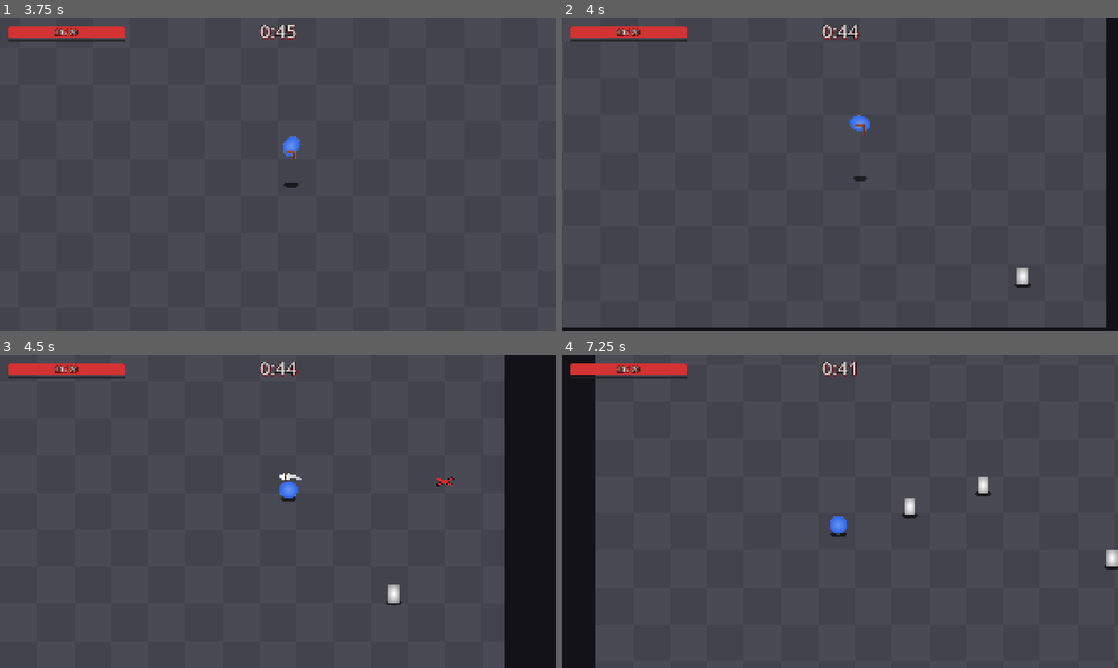
Above: before the commit, frames 1-4 (two rows, left to right).
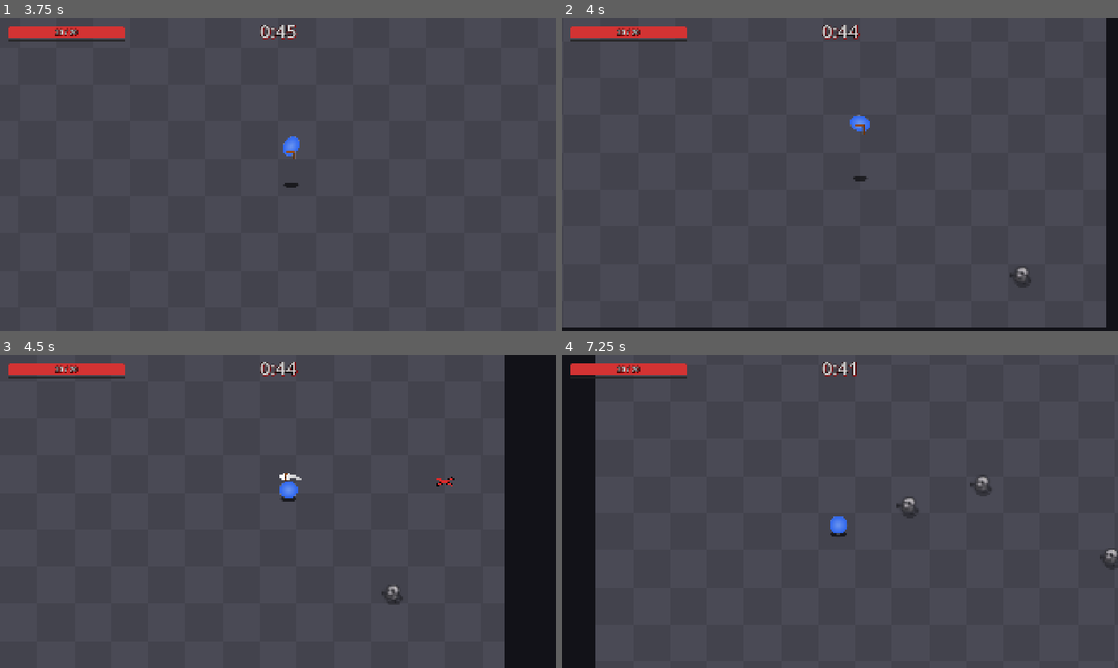
Above: after the commit, the same moments.

Repository: Lucarni-Lucas/entrega-boss-lucarni-lucas
Game: Godot game, scene res://scenes/ui/menu_principal.tscn
The game is run twice, just before and just after one commit, with the same random seed, the same clock (stepped at 60 frames per second) and the same inputs.
Inputs (mouse positions are in pixels of both pictures, inside the frame that each line leads up to):
- Up to frame 1 (3.75 s): click "Empezar partida" at 0.5 s; click "Jugar directo" at 1.25 s; tap Enter at 2 s; move the mouse to (400, 158) at 2.02 s; hold D (mover_derecha) 2.03-2.78 s; tap Z (boomerang) at 2.1 s; click (400, 158) at 2.17 s; tap Space (ground_pound) at 2.75, 3.6 s; move the mouse to (166, 190) at 2.77 s; hold S (mover_abajo) 2.78-3.53 s; tap X (dive) at 2.85 s; move the mouse to (333, 105) at 3.52 s; hold D (mover_derecha) from 3.53 s (still down)
- Up to frame 2 (4 s): keep holding D (mover_derecha)
- Up to frame 3 (4.5 s): move the mouse to (250, 574) at 4.27 s; release D (mover_derecha) at 4.28 s; hold W (mover_arriba) from 4.28 s (still down); tap C (slash) at 4.35 s; click (250, 574) at 4.42 s
- Up to frame 4 (7.25 s): move the mouse to (1006, 558) at 5.02 s; release W (mover_arriba) at 5.03 s; hold A (mover_izquierda) 5.03-6.53 s; tap Shift at 5.1 s; move the mouse to (673, 464) at 5.77 s; tap V at 5.85 s; move the mouse to (867, 511) at 6.52 s; hold S (mover_abajo) from 6.53 s (still down); tap Z (boomerang) at 6.6 s; click (867, 511) at 6.67 s

Frame 1 is identical in both runs. In frame 2, 0.1% of the frame differs, in the area x 80-85%, y 79-87%; in frame 3, 0.2%; in frame 4, 0.4%, in the area x 60-100%, y 38-69%.

Commit message:
anim sprites de enemigos

Diff:
--- a/entrega-boss-lucarni-lucas/resources/enemigo_terrestre.tres
+++ b/entrega-boss-lucarni-lucas/resources/enemigo_terrestre.tres
@@ -4,5 +4,5 @@
 
 [resource]
 script = ExtResource("1_oqnwy")
-alto = 60.0
+alto = 64.0
 metadata/_custom_type_script = "uid://bogkc7efq10ps"
--- a/entrega-boss-lucarni-lucas/resources/enemigo_volador.tres
+++ b/entrega-boss-lucarni-lucas/resources/enemigo_volador.tres
@@ -5,6 +5,7 @@
 [resource]
 script = ExtResource("1_sakc5")
 vida_max = 1
-altura_vuelo = 160.0
+alto = 64.0
+altura_vuelo = 148.0
 velocidad = 230.0
 metadata/_custom_type_script = "uid://bogkc7efq10ps"
--- /dev/null
+++ b/entrega-boss-lucarni-lucas/resources/sombra_enemigo.tres
@@ -0,0 +1,9 @@
+[gd_resource type="Resource" script_class="SombraParams" format=3]
+
+[ext_resource type="Script" uid="uid://bhkapoqyh7kji" path="res://scripts/params/sombra_params.gd" id="1_1dk4p"]
+
+[resource]
+script = ExtResource("1_1dk4p")
+alpha_max = 0.3
+alpha_min = 0.2
+metadata/_custom_type_script = "uid://bhkapoqyh7kji"
--- a/entrega-boss-lucarni-lucas/scenes/enemigos/enemigo.gd
+++ b/entrega-boss-lucarni-lucas/scenes/enemigos/enemigo.gd
@@ -18,7 +18,7 @@
 @onready var _sombra: Sombra = $Sombra
 @onready var _sprite := $Sprite
 @onready var _hurtbox: Hurtbox = $Hurtbox
-@onready var _visual: Sprite2D = $Sprite/Visual
+@onready var _visual: AnimatedSprite2D = $Sprite/Visual
 @onready var _hitbox: Hitbox = $Hitbox
 
 
@@ -50,6 +50,7 @@
 	_hitbox.activar()
 	visible = true
 	process_mode = Node.PROCESS_MODE_INHERIT
+	_visual.set_frame_and_progress(randi() % _visual.sprite_frames.get_frame_count(_visual.animation), randf())
 
 
 func desactivar() -> void:
@@ -64,6 +65,8 @@
 	_empuje = _empuje.move_toward(Vector2.ZERO, params.frenado_empuje * delta)
 	_sprite.position.y = -z
 	_sombra.actualizar(z)
+	_mirar_al_jugador()
+	_animar()
 
 
 func recibir_dano(cantidad: int, origen := Hitbox.Origen.NINGUNO) -> void:
@@ -110,3 +113,26 @@
 
 func destino() -> Vector2:
 	return jugador.global_position + punto
+
+
+func _mirar_al_jugador() -> void:
+	if jugador == null:
+		return
+	var dx := jugador.global_position.x - global_position.x
+	if absf(dx) > 4.0:
+		_visual.flip_h = dx < 0.0
+
+
+## Solo los enemigos con animaciones "caminar" y "atacar" cambian según si se mueven.
+func _animar() -> void:
+	if muerto or not _visual.sprite_frames.has_animation(&"atacar"):
+		return
+	var rapidez := velocity.length()
+	var animacion := &"caminar" if rapidez > params.velocidad * 0.2 else &"atacar"
+	if _visual.animation != animacion:
+		_visual.play(animacion)
+	if animacion == &"caminar":
+		var fps := _visual.sprite_frames.get_animation_speed(animacion)
+		_visual.speed_scale = rapidez / (params.avance_por_frame * fps)
+	else:
+		_visual.speed_scale = 1.0
--- a/entrega-boss-lucarni-lucas/scenes/enemigos/enemigo.tscn
+++ b/entrega-boss-lucarni-lucas/scenes/enemigos/enemigo.tscn
@@ -4,20 +4,10 @@
 [ext_resource type="PackedScene" uid="uid://bfl3i6qt58bgu" path="res://scenes/componentes/sombra.tscn" id="1_8uhct"]
 [ext_resource type="PackedScene" uid="uid://b5k58mh6urecv" path="res://scenes/componentes/hurtbox.tscn" id="2_6sr6t"]
 [ext_resource type="PackedScene" uid="uid://3nh4upuwnbrk" path="res://scenes/componentes/hitbox.tscn" id="4_gtmhs"]
+[ext_resource type="Resource" path="res://resources/sombra_enemigo.tres" id="5_sombra"]
 
 [sub_resource type="CircleShape2D" id="CircleShape2D_gtmhs"]
 radius = 1.0
-
-[sub_resource type="Gradient" id="Gradient_17cpx"]
-interpolation_mode = 2
-colors = PackedColorArray(1, 1, 1, 1, 0.56640625, 0.56640625, 0.56640625, 1)
-
-[sub_resource type="GradientTexture2D" id="GradientTexture2D_xrivr"]
-gradient = SubResource("Gradient_17cpx")
-width = 40
-height = 60
-fill = 1
-fill_from = Vector2(0.5, 0.5)
 
 [sub_resource type="CapsuleShape2D" id="CapsuleShape2D_ldkxj"]
 radius = 18.0
@@ -33,12 +23,12 @@
 shape = SubResource("CircleShape2D_gtmhs")
 
 [node name="Sombra" parent="." unique_id=1825432861 instance=ExtResource("1_8uhct")]
+params = ExtResource("5_sombra")
 
 [node name="Sprite" type="Node2D" parent="." unique_id=466197661]
 
-[node name="Visual" type="Sprite2D" parent="Sprite" unique_id=1769203076]
-position = Vector2(0, -30)
-texture = SubResource("GradientTexture2D_xrivr")
+[node name="Visual" type="AnimatedSprite2D" parent="Sprite" unique_id=1769203076]
+texture_filter = 4
 
 [node name="Hurtbox" parent="." unique_id=1222409529 instance=ExtResource("2_6sr6t")]
 collision_layer = 4
--- a/entrega-boss-lucarni-lucas/scenes/enemigos/terrestre.tscn
+++ b/entrega-boss-lucarni-lucas/scenes/enemigos/terrestre.tscn
@@ -3,7 +3,52 @@
 [ext_resource type="PackedScene" uid="uid://cv777jrmhvrqr" path="res://scenes/enemigos/enemigo.tscn" id="1_crrjn"]
 [ext_resource type="Resource" uid="uid://bauovwlt6r0be" path="res://resources/enemigo_terrestre.tres" id="2_30hq7"]
 [ext_resource type="Script" uid="uid://bvq6klc348nhk" path="res://scenes/enemigos/terrestre.gd" id="2_qx8v0"]
+[ext_resource type="Texture2D" uid="uid://c856me4cgbqk3" path="res://assets/enemigos/esqueleto_1.png" id="3_esq1"]
+[ext_resource type="Texture2D" uid="uid://cmy30lws4g3mh" path="res://assets/enemigos/esqueleto_2.png" id="4_esq2"]
+[ext_resource type="Texture2D" uid="uid://ciq5jxcpig45v" path="res://assets/enemigos/esqueleto_paso_a.png" id="5_pasoa"]
+[ext_resource type="Texture2D" uid="uid://c0hjqsim2v846" path="res://assets/enemigos/esqueleto_paso_b.png" id="6_pasob"]
+
+[sub_resource type="SpriteFrames" id="SpriteFrames_esqueleto"]
+animations = [{
+"frames": [{
+"duration": 1.0,
+"texture": ExtResource("3_esq1")
+}, {
+"duration": 1.0,
+"texture": ExtResource("4_esq2")
+}],
+"loop": 1,
+"name": &"atacar",
+"speed": 3.0
+}, {
+"frames": [{
+"duration": 1.0,
+"texture": ExtResource("3_esq1")
+}, {
+"duration": 1.0,
+"texture": ExtResource("5_pasoa")
+}, {
+"duration": 1.0,
+"texture": ExtResource("3_esq1")
+}, {
+"duration": 1.0,
+"texture": ExtResource("6_pasob")
+}],
+"loop": 1,
+"name": &"caminar",
+"speed": 7.0
+}]
 
 [node name="Terrestre" unique_id=794546459 instance=ExtResource("1_crrjn")]
 script = ExtResource("2_qx8v0")
 params = ExtResource("2_30hq7")
+
+[node name="Sombra" parent="." index="1" unique_id=1825432861]
+scale = Vector2(0.8, 0.8)
+
+[node name="Visual" parent="Sprite" parent_id_path=PackedInt32Array(466197661) index="0" unique_id=1769203076]
+scale = Vector2(0.32, 0.32)
+sprite_frames = SubResource("SpriteFrames_esqueleto")
+animation = &"caminar"
+autoplay = "caminar"
+offset = Vector2(0, -99.5)
--- a/entrega-boss-lucarni-lucas/scenes/enemigos/volador.tscn
+++ b/entrega-boss-lucarni-lucas/scenes/enemigos/volador.tscn
@@ -3,17 +3,22 @@
 [ext_resource type="PackedScene" uid="uid://cv777jrmhvrqr" path="res://scenes/enemigos/enemigo.tscn" id="1_mvkbh"]
 [ext_resource type="Script" uid="uid://s68at4i3fque" path="res://scenes/enemigos/volador.gd" id="2_8wo56"]
 [ext_resource type="Resource" uid="uid://d1u6jk05gl7ry" path="res://resources/enemigo_volador.tres" id="3_u5s8a"]
+[ext_resource type="Texture2D" uid="uid://ltk8kntsb87b" path="res://assets/enemigos/fantasma_1.png" id="4_fan1"]
+[ext_resource type="Texture2D" uid="uid://by75sfaqwsky3" path="res://assets/enemigos/fantasma_2.png" id="5_fan2"]
 
-[sub_resource type="Gradient" id="Gradient_8wo56"]
-interpolation_mode = 2
-colors = PackedColorArray(1, 1, 1, 1, 0.56640625, 0.56640625, 0.56640625, 1)
-
-[sub_resource type="GradientTexture2D" id="GradientTexture2D_u5s8a"]
-gradient = SubResource("Gradient_8wo56")
-width = 40
-height = 40
-fill = 1
-fill_from = Vector2(0.5, 0.3)
+[sub_resource type="SpriteFrames" id="SpriteFrames_fantasma"]
+animations = [{
+"frames": [{
+"duration": 1.0,
+"texture": ExtResource("4_fan1")
+}, {
+"duration": 1.0,
+"texture": ExtResource("5_fan2")
+}],
+"loop": true,
+"name": &"default",
+"speed": 3.0
+}]
 
 [node name="Volador" unique_id=794546459 instance=ExtResource("1_mvkbh")]
 script = ExtResource("2_8wo56")
@@ -23,9 +28,7 @@
 scale = Vector2(0.7, 0.7)
 
 [node name="Visual" parent="Sprite" parent_id_path=PackedInt32Array(466197661) index="0" unique_id=1769203076]
-texture = null
-
-[node name="Triangulo" type="Polygon2D" parent="Sprite/Visual" index="0" unique_id=1797108770]
-position = Vector2(-20, -10)
-texture = SubResource("GradientTexture2D_u5s8a")
-polygon = PackedVector2Array(0, 0, 40, 0, 20, 40)
+scale = Vector2(0.32, 0.32)
+sprite_frames = SubResource("SpriteFrames_fantasma")
+autoplay = "default"
+offset = Vector2(0, -98)
--- a/entrega-boss-lucarni-lucas/scripts/params/enemy_params.gd
+++ b/entrega-boss-lucarni-lucas/scripts/params/enemy_params.gd
@@ -16,5 +16,9 @@
 @export var dano_contacto: int = 5
 @export_range(0.05, 2, 0.05, "suffix:s") var intervalo_contacto: float = 0.4
 
+@export_group("Animación")
+## Lo que avanza por cada frame de "caminar": a más velocidad, pasos más rápidos.
+@export_range(1, 100, 1, "suffix:px") var avance_por_frame: float = 18.0
+
 @export_group("Muerte")
 @export_range(0, 2, 0.05, "suffix:s") var duracion_muerte: float = 0.5
Binary file added: entrega-boss-lucarni-lucas/assets/enemigos/esqueleto_1.png
Not shown, added: entrega-boss-lucarni-lucas/assets/enemigos/esqueleto_1.png.import
Binary file added: entrega-boss-lucarni-lucas/assets/enemigos/esqueleto_2.png
Not shown, added: entrega-boss-lucarni-lucas/assets/enemigos/esqueleto_2.png.import
Binary file added: entrega-boss-lucarni-lucas/assets/enemigos/esqueleto_paso_a.png
Not shown, added: entrega-boss-lucarni-lucas/assets/enemigos/esqueleto_paso_a.png.import
Binary file added: entrega-boss-lucarni-lucas/assets/enemigos/esqueleto_paso_b.png
Not shown, added: entrega-boss-lucarni-lucas/assets/enemigos/esqueleto_paso_b.png.import
Binary file added: entrega-boss-lucarni-lucas/assets/enemigos/fantasma_1.png
Not shown, added: entrega-boss-lucarni-lucas/assets/enemigos/fantasma_1.png.import
Binary file added: entrega-boss-lucarni-lucas/assets/enemigos/fantasma_2.png
Not shown, added: entrega-boss-lucarni-lucas/assets/enemigos/fantasma_2.png.import
